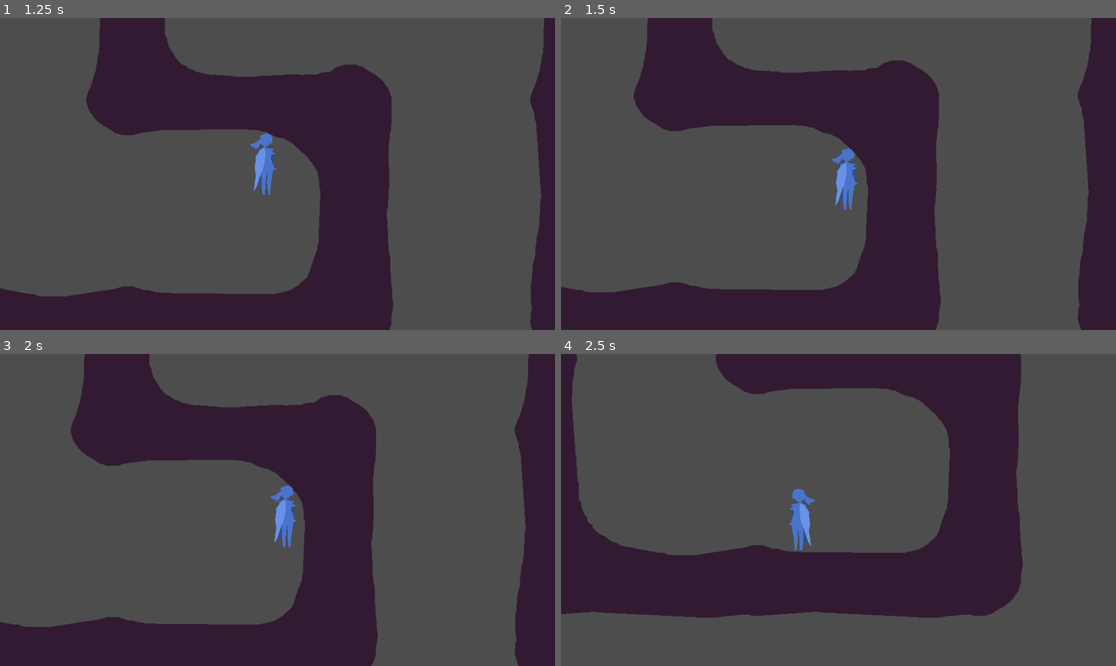
Above: before the commit, frames 1-4 (two rows, left to right).
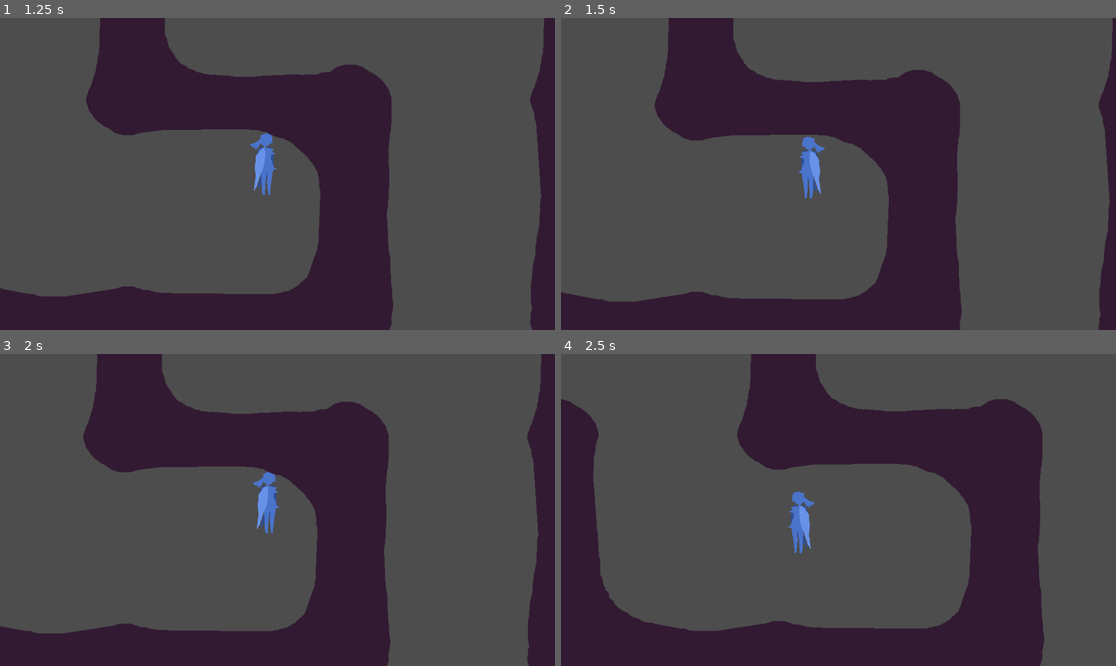
Above: after the commit, the same moments.

Repository: emeryplyler/Paths
Game: Godot game, scene res://main_game_scene/root.tscn
Same seed, same stepped clock (60 frames per second), same inputs: the game is played once before the commit and once after it.
Inputs:
- Up to frame 1 (1.25 s): hold D (Right) from 0.53 s (still down); tap Space (Jump) at 0.6, 0.77, 1.07 s
- Up to frame 2 (1.5 s): keep holding D (Right); tap Space (Jump) at 1.35 s
- Up to frame 3 (2 s): keep holding D (Right); tap Space (Jump) at 1.52, 1.82 s
- Up to frame 4 (2.5 s): release D (Right) at 2.03 s; hold A (Left) from 2.03 s (still down); tap Space (Jump) at 2.1 s

Frame 1 is identical in both runs. In frame 2, 15% of the frame differs, in the area x 0-100%, y 0-100%; in frame 3, 9.6%; in frame 4, 44%, in the area x 0-88%, y 0-100%.

Commit message:
wall jump fix

Diff:
--- /dev/null
+++ b/assets/environment/defaultwallstileset.tres
@@ -0,0 +1,207 @@
+[gd_resource type="TileSet" load_steps=7 format=3 uid="uid://c6ihmqc6xrg2o"]
+
+[ext_resource type="Texture2D" uid="uid://v7qqcsbrmxkm" path="res://assets/environment/tilemap.png" id="1_eorxw"]
+[ext_resource type="Texture2D" uid="uid://b3w3syc7rgsr2" path="res://assets/environment/hazardmap1.png" id="2_oaeyg"]
+[ext_resource type="Texture2D" uid="uid://2gb7hs2bv1kw" path="res://assets/environment/hazardmap2.png" id="3_gk5cw"]
+
+[sub_resource type="TileSetAtlasSource" id="TileSetAtlasSource_4bi0o"]
+resource_name = "Walls"
+texture = ExtResource("1_eorxw")
+texture_region_size = Vector2i(384, 384)
+0:0/next_alternative_id = 3
+0:0/0 = 0
+0:0/0/physics_layer_0/linear_velocity = Vector2(0, 0)
+0:0/0/physics_layer_0/angular_velocity = 0.0
+0:0/0/physics_layer_0/polygon_0/points = PackedVector2Array(120.208, -192, 125.865, -171.827, 143.896, -150.26, 172.888, -133.643, 192, -131.408, 192, -192)
+0:0/0/physics_layer_0/polygon_1/points = PackedVector2Array(-120.444, -192, -124.809, -175.805, -146.239, -151.994, -171.638, -136.516, -192, -130.961, -192, -192)
+0:0/0/physics_layer_0/polygon_2/points = PackedVector2Array(-192, 192, -120.25, 192, -129.25, 166.5, -153.75, 143, -177.75, 131.5, -192, 131.5)
+0:0/0/physics_layer_0/polygon_3/points = PackedVector2Array(192, 192, 120.047, 192, 127.19, 169.455, 149.414, 147.628, 169.653, 134.135, 192, 130.961)
+1:0/next_alternative_id = 2
+1:0/0 = 0
+1:0/0/physics_layer_0/linear_velocity = Vector2(0, 0)
+1:0/0/physics_layer_0/angular_velocity = 0.0
+1:0/0/physics_layer_0/polygon_0/points = PackedVector2Array(192, -192, 192, -132.451, 45.962, -123.744, -102.453, -129.18, -192, -130.961, -192, -192)
+1:0/0/physics_layer_0/polygon_1/points = PackedVector2Array(-192, 192, -117.5, 192, -127.5, 166.5, -153.75, 143, -176, 132.5, -192, 131.5)
+1:0/0/physics_layer_0/polygon_2/points = PackedVector2Array(192, 192, 120.047, 192, 127.19, 169.455, 146, 149, 169.653, 134.135, 192, 130.961)
+2:0/0 = 0
+2:0/0/physics_layer_0/linear_velocity = Vector2(0, 0)
+2:0/0/physics_layer_0/angular_velocity = 0.0
+2:0/0/physics_layer_0/polygon_0/points = PackedVector2Array(120.208, -192, 138.898, -120.642, 141.279, -40.4787, 126, 6, 138.104, 73.0204, 124.611, 192, 192, 192, 192, -192)
+2:0/0/physics_layer_0/polygon_1/points = PackedVector2Array(-120.444, -192, -126.622, -170.089, -144.891, -150.561, -168.829, -134.182, -192, -130.961, -192, -192)
+2:0/0/physics_layer_0/polygon_2/points = PackedVector2Array(-192, 192, -120.322, 192, -127.882, 166.31, -153.75, 143, -177.75, 131.5, -192, 131.5)
+3:0/0 = 0
+3:0/0/physics_layer_0/linear_velocity = Vector2(0, 0)
+3:0/0/physics_layer_0/angular_velocity = 0.0
+3:0/0/physics_layer_0/polygon_0/points = PackedVector2Array(192, -192, 192, 192, 120.952, 192, 143.631, 113.393, 143.631, -60.4762, 69.9256, -126.622, -6.92957, -148.041, -93.8641, -146.151, -192, -130.961, -192, -192)
+3:0/0/physics_layer_0/polygon_1/points = PackedVector2Array(-192, 192, -120.25, 192, -129.25, 166.5, -153.75, 143, -177.75, 131.5, -192, 131.5)
+0:1/0 = 0
+0:1/0/physics_layer_0/linear_velocity = Vector2(0, 0)
+0:1/0/physics_layer_0/angular_velocity = 0.0
+0:1/0/physics_layer_0/polygon_0/points = PackedVector2Array(-192, 192, -192, 132.451, -149.931, 139.221, -53.5466, 139.221, 86.9346, 136.701, 192, 130.961, 192, 192)
+0:1/0/physics_layer_0/polygon_1/points = PackedVector2Array(192, -192, 117.5, -192, 127.5, -166.5, 153.75, -143, 176, -132.5, 192, -131.5)
+0:1/0/physics_layer_0/polygon_2/points = PackedVector2Array(-192, -192, -120.047, -192, -127.19, -169.455, -146, -149, -169.653, -134.135, -192, -130.961)
+1:1/0 = 0
+1:1/0/physics_layer_0/linear_velocity = Vector2(0, 0)
+1:1/0/physics_layer_0/angular_velocity = 0.0
+1:1/0/physics_layer_0/polygon_0/points = PackedVector2Array(192, -192, 192, -132.744, 91.7626, -130.071, -6.2363, -133.635, -97.9989, -138.98, -192, -130.961, -192, -192)
+1:1/0/physics_layer_0/polygon_1/points = PackedVector2Array(-192, 192, 192, 192, 192, 127.398, 170.162, 138.089, -154.125, 141.653, -192, 127.398)
+2:1/0 = 0
+2:1/0/physics_layer_0/linear_velocity = Vector2(0, 0)
+2:1/0/physics_layer_0/angular_velocity = 0.0
+2:1/0/physics_layer_0/polygon_0/points = PackedVector2Array(192, 192, -192, 192, -192, 128, -116, 141, -33, 146, 38, 119, 103, 51, 128, -23, 137, -120, 121, -192, 192, -192)
+2:1/0/physics_layer_0/polygon_1/points = PackedVector2Array(-192, -192, -192, -129.142, -168.199, -136.701, -147.411, -149.931, -128.512, -166.31, -117.803, -192)
+3:1/0 = 0
+3:1/0/physics_layer_0/linear_velocity = Vector2(0, 0)
+3:1/0/physics_layer_0/angular_velocity = 0.0
+3:1/0/physics_layer_0/polygon_0/points = PackedVector2Array(192, 192, 192, -192, -192, -192, -192, -132, -122.944, -141.653, 7.1272, -141.653, 57.9084, -134.526, 107.799, -107.799, 138.98, -69.4901, 141.653, -5.3454, 138.98, 69.4901, 109.581, 128.289, 66.8174, 145.216, -140.762, 141.653, -192, 127.399, -192, 192)
+0:2/0 = 0
+0:2/0/physics_layer_0/linear_velocity = Vector2(0, 0)
+0:2/0/physics_layer_0/angular_velocity = 0.0
+0:2/0/physics_layer_0/polygon_0/points = PackedVector2Array(-192, -192, -123.024, -192, -130.961, -52.3842, -134.929, 116.674, -122.23, 192, -192, 192)
+0:2/0/physics_layer_0/polygon_1/points = PackedVector2Array(192, 192, 192, 130.167, 165.883, 136.516, 143, 153.75, 126.198, 171.439, 119.055, 192)
+0:2/0/physics_layer_0/polygon_2/points = PackedVector2Array(192, -192, 192, -130.167, 172.233, -134.929, 149, -146, 128.579, -167.471, 117.468, -192)
+1:2/0 = 0
+1:2/0/physics_layer_0/linear_velocity = Vector2(0, 0)
+1:2/0/physics_layer_0/angular_velocity = 0.0
+1:2/0/physics_layer_0/polygon_0/points = PackedVector2Array(-192, -192, 192, -192, 192, -131.853, 78.3991, -145.216, -49.8903, -138.98, -97.9989, -114.926, -119.38, -79.29, -132.744, 4.45447, -134.526, 96.217, -122.212, 192, -192, 192)
+1:2/0/physics_layer_0/polygon_1/points = PackedVector2Array(192, 192, 192, 129.401, 161.22, 139.3, 143, 153.75, 126.572, 172.534, 123.037, 192)
+2:2/0 = 0
+2:2/0/physics_layer_0/linear_velocity = Vector2(0, 0)
+2:2/0/physics_layer_0/angular_velocity = 0.0
+2:2/0/physics_layer_0/polygon_0/points = PackedVector2Array(-192, -192, -118.433, -192, -126.992, -90.4819, -124.611, -36.5102, -127.786, 8.73068, -118.261, 159.534, -123.024, 192, -192, 192)
+2:2/0/physics_layer_0/polygon_1/points = PackedVector2Array(192, 192, 192, -192, 121.436, -192, 134.929, -135.723, 139.691, 0.793701, 122.23, 111.912, 123.817, 192)
+3:2/0 = 0
+3:2/0/physics_layer_0/linear_velocity = Vector2(0, 0)
+3:2/0/physics_layer_0/angular_velocity = 0.0
+3:2/0/physics_layer_0/polygon_0/points = PackedVector2Array(192, -192, -192, -192, -192, 192, -123.744, 192, -134.35, 106.773, -136.472, -3.53552, -134.526, -57.9084, -120.915, -110.309, -87.6812, -138.593, -10.6066, -145.664, 74.9533, -146.371, 129.401, -123.037, 144.957, -77.0746, 144.957, 21.9203, 132.936, 120.208, 123.744, 192, 192, 192)
+0:3/0 = 0
+0:3/0/physics_layer_0/linear_velocity = Vector2(0, 0)
+0:3/0/physics_layer_0/angular_velocity = 0.0
+0:3/0/physics_layer_0/polygon_0/points = PackedVector2Array(-192, 192, -192, -192, -120.952, -192, -130.108, -106.066, -115.966, 54.4472, -94.7523, 104.652, -48.0833, 132.229, 48.0833, 147.785, 192, 130.961, 192, 192)
+0:3/0/physics_layer_0/polygon_1/points = PackedVector2Array(192, -192, 120.25, -192, 129.25, -166.5, 150, -146.5, 174, -132.5, 192, -131.5)
+1:3/0 = 0
+1:3/0/physics_layer_0/linear_velocity = Vector2(0, 0)
+1:3/0/physics_layer_0/angular_velocity = 0.0
+1:3/0/physics_layer_0/polygon_0/points = PackedVector2Array(-192, -192, -192, 192, 192, 192, 192, 132, 152.735, 144.957, -47.3762, 149.907, -94.0452, 135.057, -123.744, 93.3381, -129.401, 59.397, -127.986, 0.707123, -126.572, -64.3467, -108.187, -115.258, -57.9828, -140.714, 135.057, -139.3, 192, -131.522, 192, -192)
+2:3/0 = 0
+2:3/0/physics_layer_0/linear_velocity = Vector2(0, 0)
+2:3/0/physics_layer_0/angular_velocity = 0.0
+2:3/0/physics_layer_0/polygon_0/points = PackedVector2Array(-192, 192, 192, 192, 192, -192, 121.162, -192, 128, -130, 136.308, 6.2363, 130.962, 104.235, 99.7807, 132.744, 57.9084, 152.344, -16.0362, 154.125, -78.3991, 141.653, -122.053, 121.162, -136.307, 86.4172, -124.726, -138.98, -122.053, -192, -192, -192)
+3:3/0 = 0
+3:3/0/physics_layer_0/linear_velocity = Vector2(0, 0)
+3:3/0/physics_layer_0/angular_velocity = 0.0
+3:3/0/physics_layer_0/polygon_0/points = PackedVector2Array(-192, 192, 192, 192, 192, -192, -192, -192)
+
+[sub_resource type="TileSetAtlasSource" id="TileSetAtlasSource_a8x1o"]
+resource_name = "Hazards1"
+texture = ExtResource("2_oaeyg")
+texture_region_size = Vector2i(384, 384)
+0:0/0 = 0
+0:0/0/physics_layer_0/linear_velocity = Vector2(0, 0)
+0:0/0/physics_layer_0/angular_velocity = 0.0
+1:0/0 = 0
+1:0/0/physics_layer_0/linear_velocity = Vector2(0, 0)
+1:0/0/physics_layer_0/angular_velocity = 0.0
+2:0/0 = 0
+2:0/0/physics_layer_0/linear_velocity = Vector2(0, 0)
+2:0/0/physics_layer_0/angular_velocity = 0.0
+3:0/0 = 0
+3:0/0/physics_layer_0/linear_velocity = Vector2(0, 0)
+3:0/0/physics_layer_0/angular_velocity = 0.0
+0:1/0 = 0
+0:1/0/physics_layer_0/linear_velocity = Vector2(0, 0)
+0:1/0/physics_layer_0/angular_velocity = 0.0
+1:1/0 = 0
+1:1/0/physics_layer_0/linear_velocity = Vector2(0, 0)
+1:1/0/physics_layer_0/angular_velocity = 0.0
+2:1/0 = 0
+2:1/0/physics_layer_0/linear_velocity = Vector2(0, 0)
+2:1/0/physics_layer_0/angular_velocity = 0.0
+3:1/0 = 0
+3:1/0/physics_layer_0/linear_velocity = Vector2(0, 0)
+3:1/0/physics_layer_0/angular_velocity = 0.0
+0:2/0 = 0
+0:2/0/physics_layer_0/linear_velocity = Vector2(0, 0)
+0:2/0/physics_layer_0/angular_velocity = 0.0
+1:2/0 = 0
+1:2/0/physics_layer_0/linear_velocity = Vector2(0, 0)
+1:2/0/physics_layer_0/angular_velocity = 0.0
+2:2/0 = 0
+2:2/0/physics_layer_0/linear_velocity = Vector2(0, 0)
+2:2/0/physics_layer_0/angular_velocity = 0.0
+3:2/0 = 0
+3:2/0/physics_layer_0/linear_velocity = Vector2(0, 0)
+3:2/0/physics_layer_0/angular_velocity = 0.0
+0:3/0 = 0
+0:3/0/physics_layer_0/linear_velocity = Vector2(0, 0)
+0:3/0/physics_layer_0/angular_velocity = 0.0
+1:3/0 = 0
+1:3/0/physics_layer_0/linear_velocity = Vector2(0, 0)
+1:3/0/physics_layer_0/angular_velocity = 0.0
+2:3/0 = 0
+2:3/0/physics_layer_0/linear_velocity = Vector2(0, 0)
+2:3/0/physics_layer_0/angular_velocity = 0.0
+3:3/0 = 0
+3:3/0/physics_layer_0/linear_velocity = Vector2(0, 0)
+3:3/0/physics_layer_0/angular_velocity = 0.0
+
+[sub_resource type="TileSetAtlasSource" id="TileSetAtlasSource_hcaav"]
+resource_name = "Hazards2"
+texture = ExtResource("3_gk5cw")
+texture_region_size = Vector2i(384, 384)
+0:0/0 = 0
+0:0/0/physics_layer_0/linear_velocity = Vector2(0, 0)
+0:0/0/physics_layer_0/angular_velocity = 0.0
+1:0/0 = 0
+1:0/0/physics_layer_0/linear_velocity = Vector2(0, 0)
+1:0/0/physics_layer_0/angular_velocity = 0.0
+2:0/0 = 0
+2:0/0/physics_layer_0/linear_velocity = Vector2(0, 0)
+2:0/0/physics_layer_0/angular_velocity = 0.0
+3:0/0 = 0
+3:0/0/physics_layer_0/linear_velocity = Vector2(0, 0)
+3:0/0/physics_layer_0/angular_velocity = 0.0
+0:1/0 = 0
+0:1/0/physics_layer_0/linear_velocity = Vector2(0, 0)
+0:1/0/physics_layer_0/angular_velocity = 0.0
+1:1/0 = 0
+1:1/0/physics_layer_0/linear_velocity = Vector2(0, 0)
+1:1/0/physics_layer_0/angular_velocity = 0.0
+2:1/0 = 0
+2:1/0/physics_layer_0/linear_velocity = Vector2(0, 0)
+2:1/0/physics_layer_0/angular_velocity = 0.0
+3:1/0 = 0
+3:1/0/physics_layer_0/linear_velocity = Vector2(0, 0)
+3:1/0/physics_layer_0/angular_velocity = 0.0
+0:2/0 = 0
+0:2/0/physics_layer_0/linear_velocity = Vector2(0, 0)
+0:2/0/physics_layer_0/angular_velocity = 0.0
+1:2/0 = 0
+1:2/0/physics_layer_0/linear_velocity = Vector2(0, 0)
+1:2/0/physics_layer_0/angular_velocity = 0.0
+2:2/0 = 0
+2:2/0/physics_layer_0/linear_velocity = Vector2(0, 0)
+2:2/0/physics_layer_0/angular_velocity = 0.0
+3:2/0 = 0
+3:2/0/physics_layer_0/linear_velocity = Vector2(0, 0)
+3:2/0/physics_layer_0/angular_velocity = 0.0
+0:3/0 = 0
+0:3/0/physics_layer_0/linear_velocity = Vector2(0, 0)
+0:3/0/physics_layer_0/angular_velocity = 0.0
+1:3/0 = 0
+1:3/0/physics_layer_0/linear_velocity = Vector2(0, 0)
+1:3/0/physics_layer_0/angular_velocity = 0.0
+2:3/0 = 0
+2:3/0/physics_layer_0/linear_velocity = Vector2(0, 0)
+2:3/0/physics_layer_0/angular_velocity = 0.0
+3:3/0 = 0
+3:3/0/physics_layer_0/linear_velocity = Vector2(0, 0)
+3:3/0/physics_layer_0/angular_velocity = 0.0
+
+[resource]
+tile_size = Vector2i(384, 384)
+physics_layer_0/collision_layer = 4
+physics_layer_0/collision_mask = 2
+sources/0 = SubResource("TileSetAtlasSource_4bi0o")
+sources/1 = SubResource("TileSetAtlasSource_a8x1o")
+sources/2 = SubResource("TileSetAtlasSource_hcaav")
--- a/main_game_scene/root.tscn
+++ b/main_game_scene/root.tscn
@@ -1,108 +1,14 @@
-[gd_scene load_steps=9 format=3 uid="uid://hf2pbkxluubv"]
+[gd_scene load_steps=7 format=3 uid="uid://hf2pbkxluubv"]
 
 [ext_resource type="Script" path="res://player/PlayerMovement.gd" id="1_uu05j"]
 [ext_resource type="Texture2D" uid="uid://6logdjae4gc8" path="res://assets/player/player2.png" id="2_12wkn"]
 [ext_resource type="Script" path="res://main_game_scene/Maze.gd" id="3_jxabw"]
 [ext_resource type="PackedScene" uid="uid://d35hjqhp0ikpm" path="res://interactables/portal/portal.tscn" id="4_ftpbv"]
-[ext_resource type="Texture2D" uid="uid://v7qqcsbrmxkm" path="res://assets/environment/tilemap.png" id="4_ljr8a"]
+[ext_resource type="TileSet" uid="uid://c6ihmqc6xrg2o" path="res://assets/environment/defaultwallstileset.tres" id="5_hn2qt"]
 
 [sub_resource type="CapsuleShape2D" id="CapsuleShape2D_o2pi5"]
 radius = 17.55
 height = 110.85
-
-[sub_resource type="TileSetAtlasSource" id="TileSetAtlasSource_4bi0o"]
-resource_name = "Walls"
-texture = ExtResource("4_ljr8a")
-texture_region_size = Vector2i(384, 384)
-0:0/next_alternative_id = 3
-0:0/0 = 0
-0:0/0/physics_layer_0/linear_velocity = Vector2(0, 0)
-0:0/0/physics_layer_0/angular_velocity = 0.0
-0:0/0/physics_layer_0/polygon_0/points = PackedVector2Array(120.208, -192, 125.865, -171.827, 143.896, -150.26, 172.888, -133.643, 192, -131.408, 192, -192)
-0:0/0/physics_layer_0/polygon_1/points = PackedVector2Array(-120.444, -192, -124.809, -175.805, -146.239, -151.994, -171.638, -136.516, -192, -130.961, -192, -192)
-0:0/0/physics_layer_0/polygon_2/points = PackedVector2Array(-192, 192, -120.25, 192, -129.25, 166.5, -153.75, 143, -177.75, 131.5, -192, 131.5)
-0:0/0/physics_layer_0/polygon_3/points = PackedVector2Array(192, 192, 120.047, 192, 127.19, 169.455, 149.414, 147.628, 169.653, 134.135, 192, 130.961)
-1:0/next_alternative_id = 2
-1:0/0 = 0
-1:0/0/physics_layer_0/linear_velocity = Vector2(0, 0)
-1:0/0/physics_layer_0/angular_velocity = 0.0
-1:0/0/physics_layer_0/polygon_0/points = PackedVector2Array(192, -192, 192, -132.451, 45.962, -123.744, -102.453, -129.18, -192, -130.961, -192, -192)
-1:0/0/physics_layer_0/polygon_1/points = PackedVector2Array(-192, 192, -117.5, 192, -127.5, 166.5, -153.75, 143, -176, 132.5, -192, 131.5)
-1:0/0/physics_layer_0/polygon_2/points = PackedVector2Array(192, 192, 120.047, 192, 127.19, 169.455, 146, 149, 169.653, 134.135, 192, 130.961)
-2:0/0 = 0
-2:0/0/physics_layer_0/linear_velocity = Vector2(0, 0)
-2:0/0/physics_layer_0/angular_velocity = 0.0
-2:0/0/physics_layer_0/polygon_0/points = PackedVector2Array(120.208, -192, 138.898, -120.642, 141.279, -40.4787, 126, 6, 138.104, 73.0204, 124.611, 192, 192, 192, 192, -192)
-2:0/0/physics_layer_0/polygon_1/points = PackedVector2Array(-120.444, -192, -126.622, -170.089, -144.891, -150.561, -168.829, -134.182, -192, -130.961, -192, -192)
-2:0/0/physics_layer_0/polygon_2/points = PackedVector2Array(-192, 192, -120.322, 192, -127.882, 166.31, -153.75, 143, -177.75, 131.5, -192, 131.5)
-3:0/0 = 0
-3:0/0/physics_layer_0/linear_velocity = Vector2(0, 0)
-3:0/0/physics_layer_0/angular_velocity = 0.0
-3:0/0/physics_layer_0/polygon_0/points = PackedVector2Array(192, -192, 192, 192, 120.952, 192, 143.631, 113.393, 143.631, -60.4762, 69.9256, -126.622, -6.92957, -148.041, -93.8641, -146.151, -192, -130.961, -192, -192)
-3:0/0/physics_layer_0/polygon_1/points = PackedVector2Array(-192, 192, -120.25, 192, -129.25, 166.5, -153.75, 143, -177.75, 131.5, -192, 131.5)
-0:1/0 = 0
-0:1/0/physics_layer_0/linear_velocity = Vector2(0, 0)
-0:1/0/physics_layer_0/angular_velocity = 0.0
-0:1/0/physics_layer_0/polygon_0/points = PackedVector2Array(-192, 192, -192, 132.451, -149.931, 139.221, -53.5466, 139.221, 86.9346, 136.701, 192, 130.961, 192, 192)
-0:1/0/physics_layer_0/polygon_1/points = PackedVector2Array(192, -192, 117.5, -192, 127.5, -166.5, 153.75, -143, 176, -132.5, 192, -131.5)
-0:1/0/physics_layer_0/polygon_2/points = PackedVector2Array(-192, -192, -120.047, -192, -127.19, -169.455, -146, -149, -169.653, -134.135, -192, -130.961)
-1:1/0 = 0
-1:1/0/physics_layer_0/linear_velocity = Vector2(0, 0)
-1:1/0/physics_layer_0/angular_velocity = 0.0
-1:1/0/physics_layer_0/polygon_0/points = PackedVector2Array(192, -192, 192, -132.744, 91.7626, -130.071, -6.2363, -133.635, -97.9989, -138.98, -192, -130.961, -192, -192)
-1:1/0/physics_layer_0/polygon_1/points = PackedVector2Array(-192, 192, 192, 192, 192, 127.398, 170.162, 138.089, -154.125, 141.653, -192, 127.398)
-2:1/0 = 0
-2:1/0/physics_layer_0/linear_velocity = Vector2(0, 0)
-2:1/0/physics_layer_0/angular_velocity = 0.0
-2:1/0/physics_layer_0/polygon_0/points = PackedVector2Array(192, 192, -192, 192, -192, 128, -116, 141, -33, 146, 38, 119, 103, 51, 128, -23, 137, -120, 121, -192, 192, -192)
-2:1/0/physics_layer_0/polygon_1/points = PackedVector2Array(-192, -192, -192, -129.142, -168.199, -136.701, -147.411, -149.931, -128.512, -166.31, -117.803, -192)
-3:1/0 = 0
-3:1/0/physics_layer_0/linear_velocity = Vector2(0, 0)
-3:1/0/physics_layer_0/angular_velocity = 0.0
-3:1/0/physics_layer_0/polygon_0/points = PackedVector2Array(192, 192, 192, -192, -192, -192, -192, -132, -122.944, -141.653, 7.1272, -141.653, 57.9084, -134.526, 107.799, -107.799, 138.98, -69.4901, 141.653, -5.3454, 138.98, 69.4901, 109.581, 128.289, 66.8174, 145.216, -140.762, 141.653, -192, 127.399, -192, 192)
-0:2/0 = 0
-0:2/0/physics_layer_0/linear_velocity = Vector2(0, 0)
-0:2/0/physics_layer_0/angular_velocity = 0.0
-0:2/0/physics_layer_0/polygon_0/points = PackedVector2Array(-192, -192, -123.024, -192, -130.961, -52.3842, -134.929, 116.674, -122.23, 192, -192, 192)
-0:2/0/physics_layer_0/polygon_1/points = PackedVector2Array(192, 192, 192, 130.167, 165.883, 136.516, 143, 153.75, 126.198, 171.439, 119.055, 192)
-0:2/0/physics_layer_0/polygon_2/points = PackedVector2Array(192, -192, 192, -130.167, 172.233, -134.929, 149, -146, 128.579, -167.471, 117.468, -192)
-1:2/0 = 0
-1:2/0/physics_layer_0/linear_velocity = Vector2(0, 0)
-1:2/0/physics_layer_0/angular_velocity = 0.0
-1:2/0/physics_layer_0/polygon_0/points = PackedVector2Array(-192, -192, 192, -192, 192, -131.853, 78.3991, -145.216, -49.8903, -138.98, -97.9989, -114.926, -119.38, -79.29, -132.744, 4.45447, -134.526, 96.217, -122.212, 192, -192, 192)
-1:2/0/physics_layer_0/polygon_1/points = PackedVector2Array(192, 192, 192, 129.401, 161.22, 139.3, 143, 153.75, 126.572, 172.534, 123.037, 192)
-2:2/0 = 0
-2:2/0/physics_layer_0/linear_velocity = Vector2(0, 0)
-2:2/0/physics_layer_0/angular_velocity = 0.0
-2:2/0/physics_layer_0/polygon_0/points = PackedVector2Array(-192, -192, -118.433, -192, -126.992, -90.4819, -124.611, -36.5102, -127.786, 8.73068, -118.261, 159.534, -123.024, 192, -192, 192)
-2:2/0/physics_layer_0/polygon_1/points = PackedVector2Array(192, 192, 192, -192, 121.436, -192, 134.929, -135.723, 139.691, 0.793701, 122.23, 111.912, 123.817, 192)
-3:2/0 = 0
-3:2/0/physics_layer_0/linear_velocity = Vector2(0, 0)
-3:2/0/physics_layer_0/angular_velocity = 0.0
-3:2/0/physics_layer_0/polygon_0/points = PackedVector2Array(192, -192, -192, -192, -192, 192, -123.744, 192, -134.35, 106.773, -136.472, -3.53552, -134.526, -57.9084, -120.915, -110.309, -87.6812, -138.593, -10.6066, -145.664, 74.9533, -146.371, 129.401, -123.037, 144.957, -77.0746, 144.957, 21.9203, 132.936, 120.208, 123.744, 192, 192, 192)
-0:3/0 = 0
-0:3/0/physics_layer_0/linear_velocity = Vector2(0, 0)
-0:3/0/physics_layer_0/angular_velocity = 0.0
-0:3/0/physics_layer_0/polygon_0/points = PackedVector2Array(-192, 192, -192, -192, -120.952, -192, -130.108, -106.066, -115.966, 54.4472, -94.7523, 104.652, -48.0833, 132.229, 48.0833, 147.785, 192, 130.961, 192, 192)
-0:3/0/physics_layer_0/polygon_1/points = PackedVector2Array(192, -192, 120.25, -192, 129.25, -166.5, 150, -146.5, 174, -132.5, 192, -131.5)
-1:3/0 = 0
-1:3/0/physics_layer_0/linear_velocity = Vector2(0, 0)
-1:3/0/physics_layer_0/angular_velocity = 0.0
-1:3/0/physics_layer_0/polygon_0/points = PackedVector2Array(-192, -192, -192, 192, 192, 192, 192, 132, 152.735, 144.957, -47.3762, 149.907, -94.0452, 135.057, -123.744, 93.3381, -129.401, 59.397, -127.986, 0.707123, -126.572, -64.3467, -108.187, -115.258, -57.9828, -140.714, 135.057, -139.3, 192, -131.522, 192, -192)
-2:3/0 = 0
-2:3/0/physics_layer_0/linear_velocity = Vector2(0, 0)
-2:3/0/physics_layer_0/angular_velocity = 0.0
-2:3/0/physics_layer_0/polygon_0/points = PackedVector2Array(-192, 192, 192, 192, 192, -192, 121.162, -192, 128, -130, 136.308, 6.2363, 130.962, 104.235, 99.7807, 132.744, 57.9084, 152.344, -16.0362, 154.125, -78.3991, 141.653, -122.053, 121.162, -136.307, 86.4172, -124.726, -138.98, -122.053, -192, -192, -192)
-3:3/0 = 0
-3:3/0/physics_layer_0/linear_velocity = Vector2(0, 0)
-3:3/0/physics_layer_0/angular_velocity = 0.0
-3:3/0/physics_layer_0/polygon_0/points = PackedVector2Array(-192, 192, 192, 192, 192, -192, -192, -192)
-
-[sub_resource type="TileSet" id="TileSet_3n0yj"]
-tile_size = Vector2i(384, 384)
-physics_layer_0/collision_layer = 4
-physics_layer_0/collision_mask = 2
-sources/0 = SubResource("TileSetAtlasSource_4bi0o")
 
 [node name="Root" type="Node2D"]
 
@@ -145,7 +51,7 @@
 Portal = ExtResource("4_ftpbv")
 
 [node name="TileMap" type="TileMap" parent="Maze"]
-tile_set = SubResource("TileSet_3n0yj")
+tile_set = ExtResource("5_hn2qt")
 format = 2
 layer_0/name = "Walls"
 
--- a/player/PlayerMovement.gd
+++ b/player/PlayerMovement.gd
@@ -26,9 +26,7 @@
 			has_double_jumped = false
 			velocity.y = JUMP_VELOCITY
 
-		elif not has_double_jumped and not is_on_floor():
-			velocity.y = JUMP_VELOCITY
-			has_double_jumped = true
+
 
 		elif is_on_wall() and not is_on_floor():
 			velocity.y = JUMP_VELOCITY
@@ -37,9 +35,14 @@
 			else:
 				velocity.x = -WALL_PUSH_VELOCITY
 			flip()
+			print("facing left: ", facing_left, " velocity x: ", velocity.x)
 			is_wall_pushing = true
 			has_double_jumped = false
 			timer.start()
+
+		elif not has_double_jumped and not is_on_floor():
+			velocity.y = JUMP_VELOCITY
+			has_double_jumped = true
 
 
 	if not is_wall_pushing: # player has not just wall jumped
Binary file added: assets/environment/hazardmap1.png
Not shown, added: assets/environment/hazardmap1.png.import
Binary file added: assets/environment/hazardmap2.png
Not shown, added: assets/environment/hazardmap2.png.import
